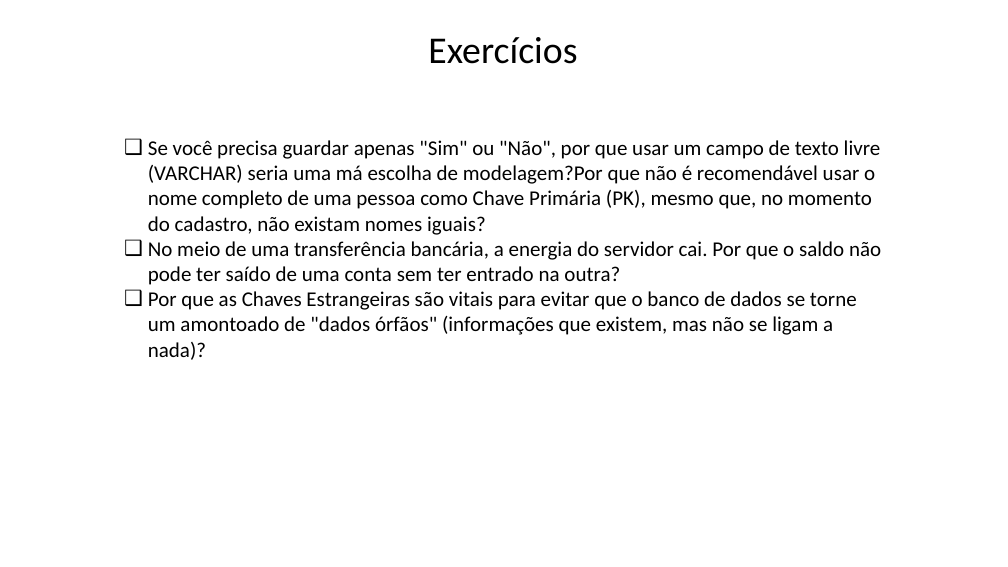
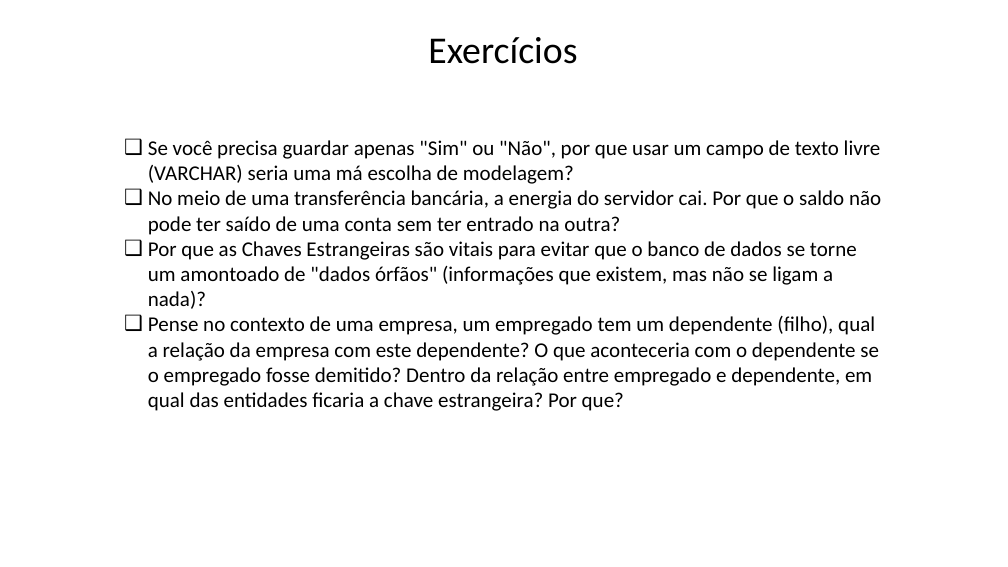
Before and after one commit to Felipe-Tagawa/C07-Monitoria, a slide deck: slide 17 of Aula 02/IntroduçãoBD.pptx. Drawn at 1008x567 pixels with LibreOffice and Linux fonts; fonts in the diff are those of the drawing; background and template pictures are left out. Boxes give left, top, right and bottom in pixels: in the first picture for what was removed or moved away, otherwise in the second. Text is boxed around its words. In the diff, an @@ line names an element or a change of style, - is before the commit and + after.

```diff
--- a/Aula 02/IntroduçãoBD.pptx
+++ b/Aula 02/IntroduçãoBD.pptx
@@ text at [148,140,881,184]: text changed @@
-❑ Se você precisa guardar apenas "Sim" ou "Não", por que usar um campo de texto livre (VARCHAR) seria uma má escolha de modelagem?Por que não é recomendável usar o nome completo de uma pessoa como Chave Primária (PK), mesmo que, no momento do cadastro, não existam nomes iguais?
+❑ Se você precisa guardar apenas "Sim" ou "Não", por que usar um campo de texto livre (VARCHAR) seria uma má escolha de modelagem?
@@ text at [148,316,879,411]: paragraph added @@
+❑ Pense no contexto de uma empresa, um empregado tem um dependente (filho), qual a relação da empresa com este dependente? O que aconteceria com o dependente se o empregado fosse demitido? Dentro da relação entre empregado e dependente, em qual das entidades ficaria a chave estrangeira? Por que?
```
Also in this commit, not shown: 1 other file.
